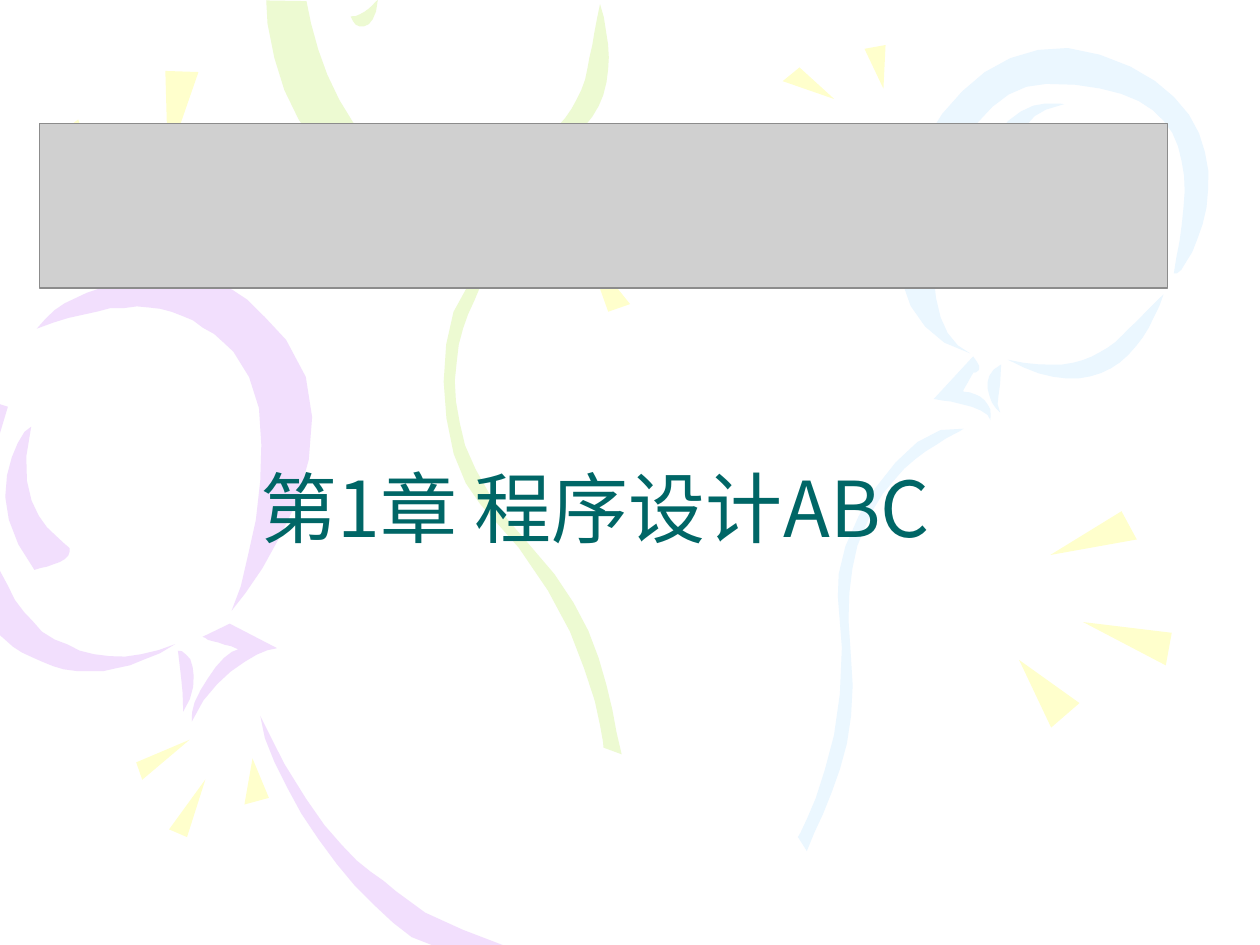
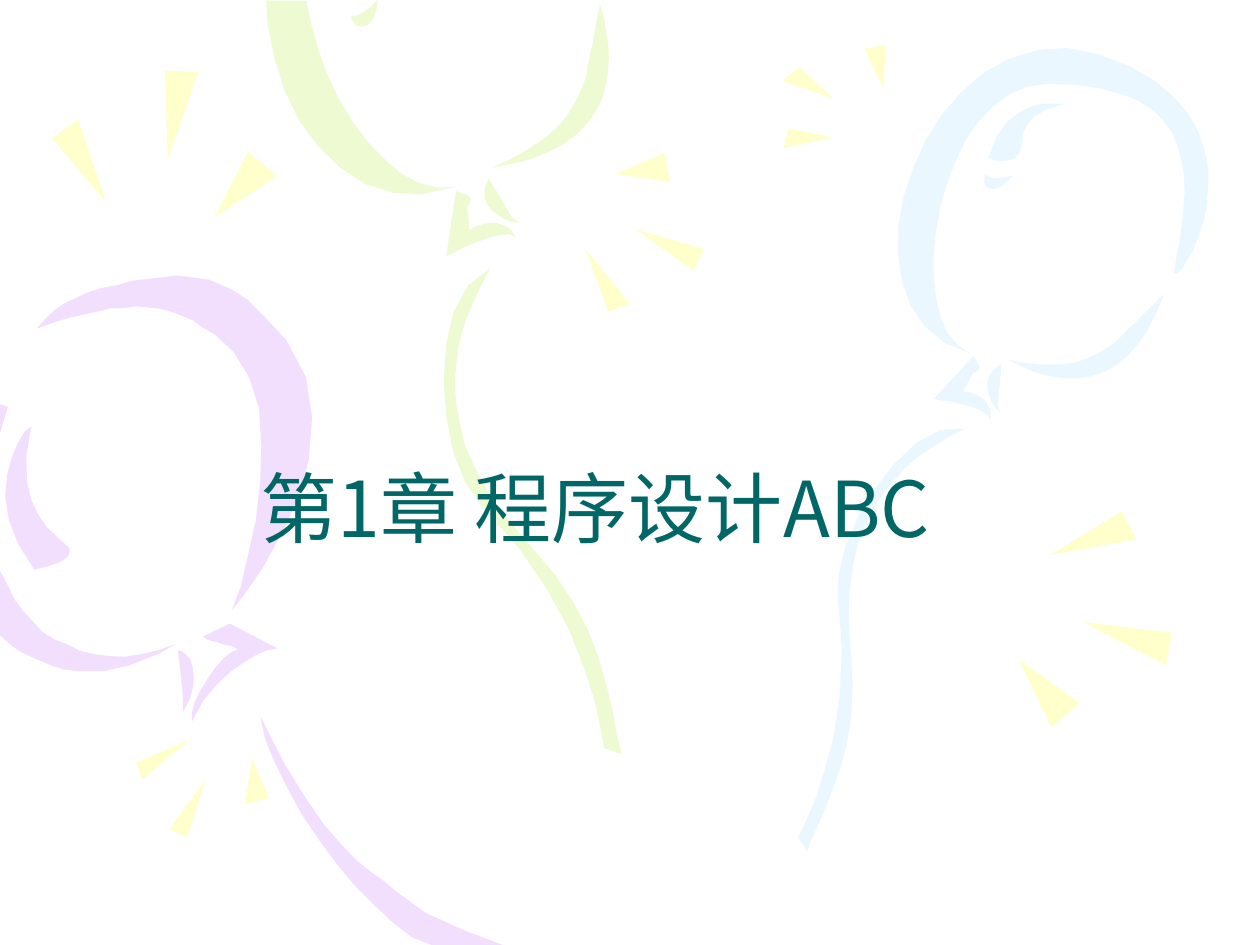
Before and after one commit to chagithub/salary, a slide deck: slide 1 of 第1章 程序设计ABC new.ppt. Drawn at 1260x945 pixels with LibreOffice and Linux fonts; fonts in the diff are those of the drawing; grey boxes stand for pictures. Boxes give left, top, right and bottom in pixels: in the first picture for what was removed or moved away, otherwise in the second. Text is boxed around its words. In the diff, an @@ line names an element or a change of style, - is before the commit and + after.

```diff
--- a/第1章 程序设计ABC new.ppt
+++ b/第1章 程序设计ABC new.ppt
@@ freeform shape at box(137, 59, 224, 160): outline redrawn @@
@@ picture removed at box(39, 123, 1167, 289) @@
@@ group added at box(197, 143, 1013, 283): 6 freeform shapes @@
```
Also in this commit, not shown: 39 other slides changed, 1 slide added, 1 slide removed.
